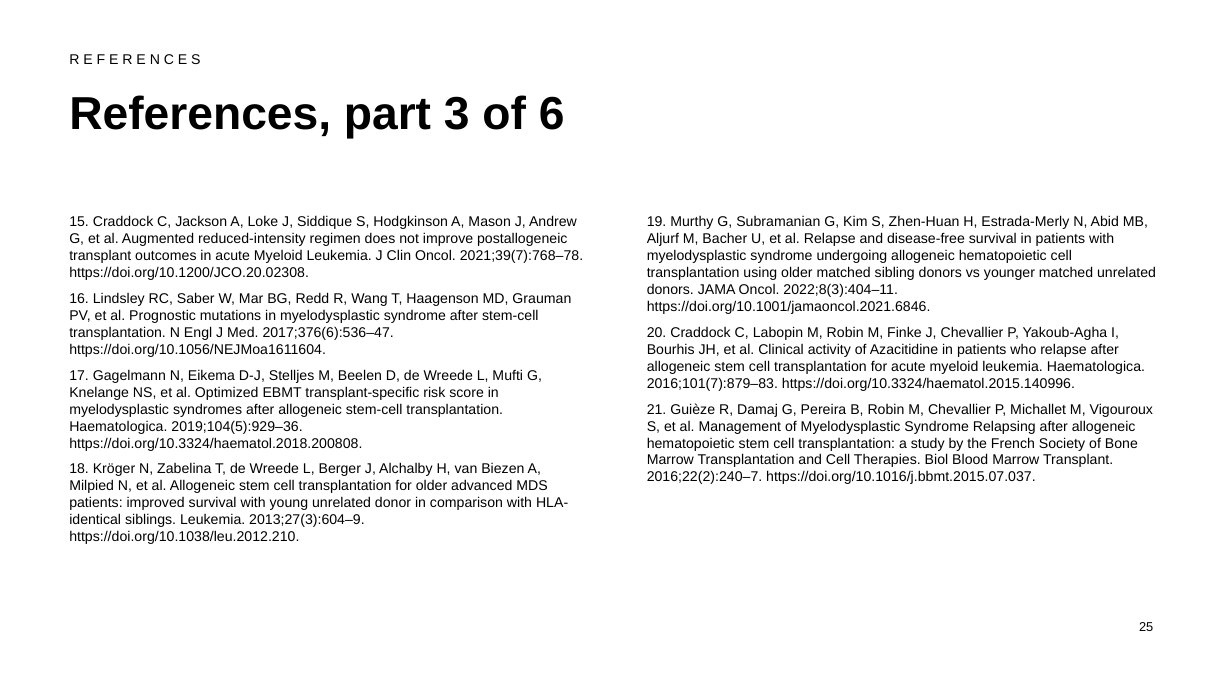
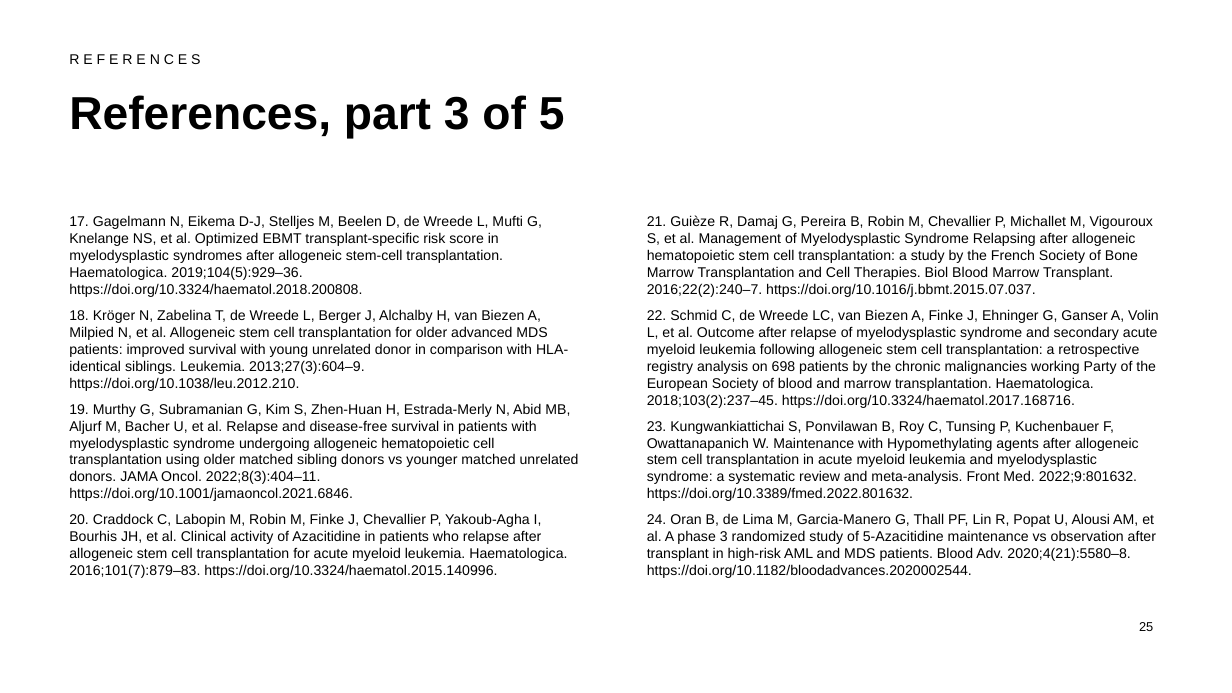
Before and after one commit to htlin222/ebmt-handbook-skill, a slide deck: slide 25 of slides/decks/s23-mds-mds-mpn.pptx. Drawn at 1232x693 pixels with LibreOffice and Linux fonts; fonts in the diff are those of the drawing. Boxes give left, top, right and bottom in pixels: in the first picture for what was removed or moved away, otherwise in the second. Text is boxed around its words. In the diff, an @@ line names an element or a change of style, - is before the commit and + after.

```diff
--- a/slides/decks/s23-mds-mds-mpn.pptx
+++ b/slides/decks/s23-mds-mds-mpn.pptx
@@ title at bbox=[69, 95, 565, 139]: text changed @@
-References, part 3 of 6
+References, part 3 of 5
@@ text at bbox=[69, 215, 583, 357]: paragraphs removed @@
-15. Craddock C, Jackson A, Loke J, Siddique S, Hodgkinson A, Mason J, Andrew G, et al. Augmented reduced-intensity regimen does not improve postallogeneic transplant outcomes in acute Myeloid Leukemia. J Clin Oncol. 2021;39(7):768–78. https://doi.org/10.1200/JCO.20.02308.
-16. Lindsley RC, Saber W, Mar BG, Redd R, Wang T, Haagenson MD, Grauman PV, et al. Prognostic mutations in myelodysplastic syndrome after stem-cell transplantation. N Engl J Med. 2017;376(6):536–47. https://doi.org/10.1056/NEJMoa1611604.
@@ text at bbox=[647, 215, 1156, 391]: paragraphs removed @@
-19. Murthy G, Subramanian G, Kim S, Zhen-Huan H, Estrada-Merly N, Abid MB, Aljurf M, Bacher U, et al. Relapse and disease-free survival in patients with myelodysplastic syndrome undergoing allogeneic hematopoietic cell transplantation using older matched sibling donors vs younger matched unrelated donors. JAMA Oncol. 2022;8(3):404–11. https://doi.org/10.1001/jamaoncol.2021.6846.
-20. Craddock C, Labopin M, Robin M, Finke J, Chevallier P, Yakoub-Agha I, Bourhis JH, et al. Clinical activity of Azacitidine in patients who relapse after allogeneic stem cell transplantation for acute myeloid leukemia. Haematologica. 2016;101(7):879–83. https://doi.org/10.3324/haematol.2015.140996.
@@ text at bbox=[647, 309, 1159, 578]: paragraphs added @@
+22. Schmid C, de Wreede LC, van Biezen A, Finke J, Ehninger G, Ganser A, Volin L, et al. Outcome after relapse of myelodysplastic syndrome and secondary acute myeloid leukemia following allogeneic stem cell transplantation: a retrospective registry analysis on 698 patients by the chronic malignancies working Party of the European Society of blood and marrow transplantation. Haematologica. 2018;103(2):237–45. https://doi.org/10.3324/haematol.2017.168716.
+23. Kungwankiattichai S, Ponvilawan B, Roy C, Tunsing P, Kuchenbauer F, Owattanapanich W. Maintenance with Hypomethylating agents after allogeneic stem cell transplantation in acute myeloid leukemia and myelodysplastic syndrome: a systematic review and meta-analysis. Front Med. 2022;9:801632. https://doi.org/10.3389/fmed.2022.801632.
+24. Oran B, de Lima M, Garcia-Manero G, Thall PF, Lin R, Popat U, Alousi AM, et al. A phase 3 randomized study of 5-Azacitidine maintenance vs observation after transplant in high-risk AML and MDS patients. Blood Adv. 2020;4(21):5580–8. https://doi.org/10.1182/bloodadvances.2020002544.
@@ text at bbox=[69, 403, 579, 578]: paragraphs added @@
+19. Murthy G, Subramanian G, Kim S, Zhen-Huan H, Estrada-Merly N, Abid MB, Aljurf M, Bacher U, et al. Relapse and disease-free survival in patients with myelodysplastic syndrome undergoing allogeneic hematopoietic cell transplantation using older matched sibling donors vs younger matched unrelated donors. JAMA Oncol. 2022;8(3):404–11. https://doi.org/10.1001/jamaoncol.2021.6846.
+20. Craddock C, Labopin M, Robin M, Finke J, Chevallier P, Yakoub-Agha I, Bourhis JH, et al. Clinical activity of Azacitidine in patients who relapse after allogeneic stem cell transplantation for acute myeloid leukemia. Haematologica. 2016;101(7):879–83. https://doi.org/10.3324/haematol.2015.140996.
```
Also in this commit, not shown: 4 other slides changed, 1 slide removed, 18 other files.
